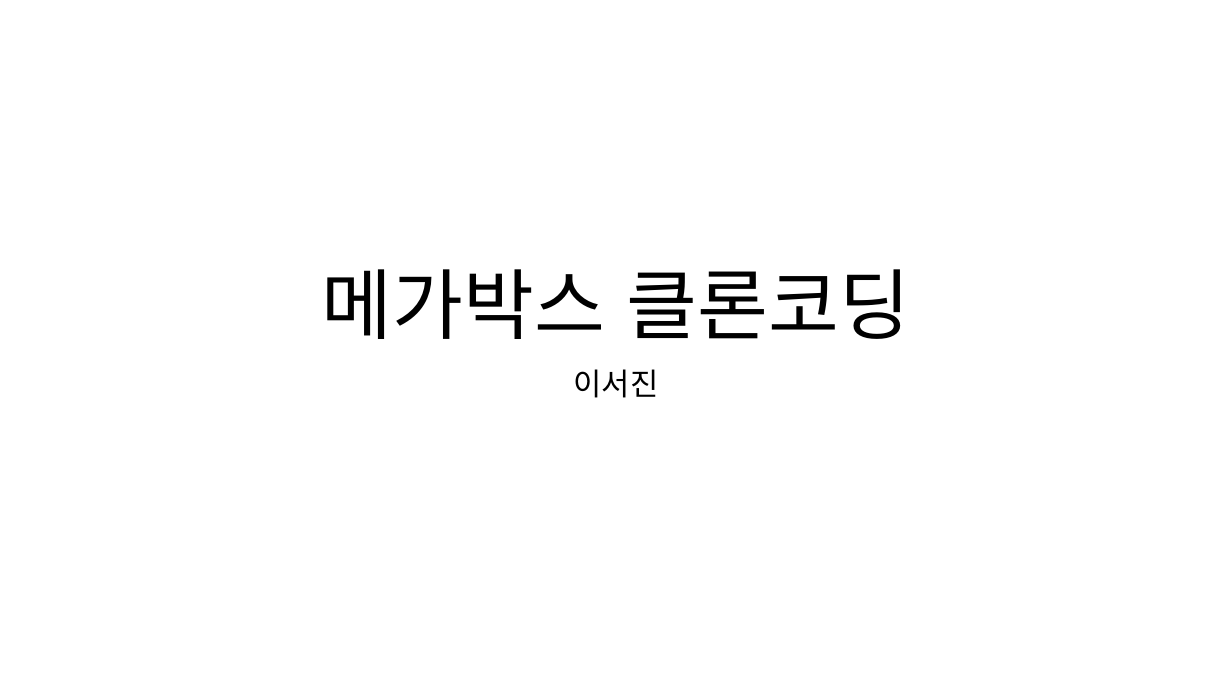
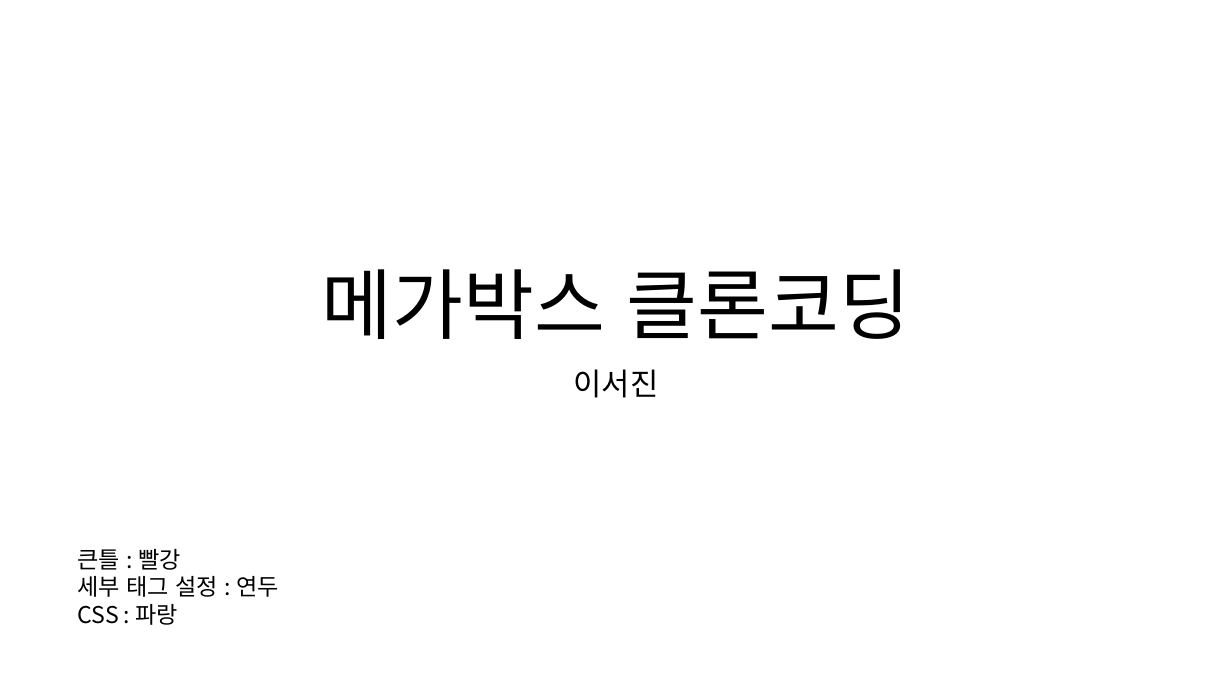
Before and after one commit to seojin12lee/cloneCoding, a slide deck: slide 1 of magabox_clone_composition.pptx. Drawn at 1232x693 pixels with LibreOffice and Linux fonts; fonts in the diff are those of the drawing; background and template pictures are left out. Boxes give left, top, right and bottom in pixels: in the first picture for what was removed or moved away, otherwise in the second. Text is boxed around its words. In the diff, an @@ line names an element or a change of style, - is before the commit and + after.

```diff
--- a/magabox_clone_composition.pptx
+++ b/magabox_clone_composition.pptx
@@ text added at bbox=[78, 549, 279, 625], 18 pt, text #000000 @@
+큰틀 : 빨강
+세부 태그 설정 : 연두
+CSS : 파랑
```
Also in this commit, not shown: 3 other slides changed, 2 other files.
